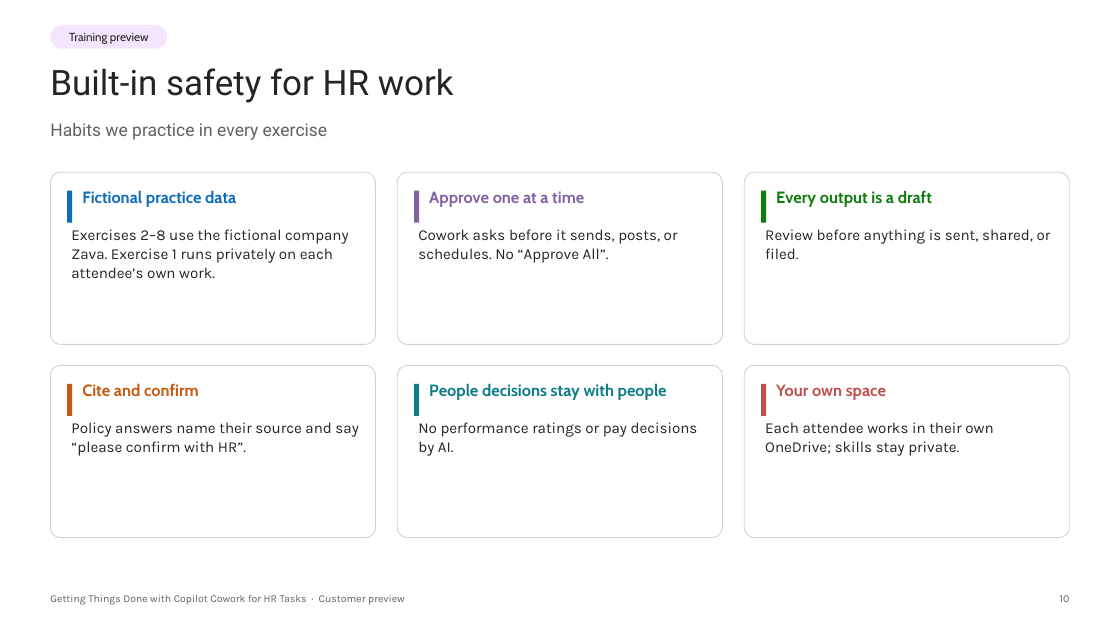
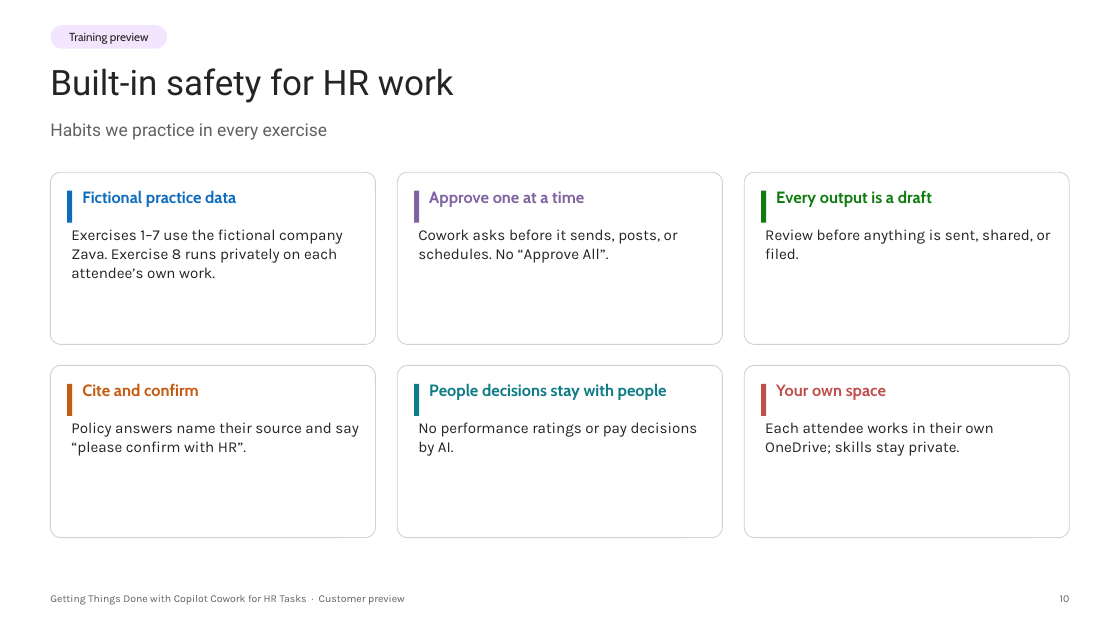
Before and after one commit to ragage/ai_hr_cowork_workshop, a slide deck: slide 10 of instructor/customer-preview-deck.pptx. Drawn at 1120x630 pixels with LibreOffice and Linux fonts; fonts in the diff are those of the drawing; background and template pictures are left out. Boxes give left, top, right and bottom in pixels: in the first picture for what was removed or moved away, otherwise in the second. Text is boxed around its words. In the diff, an @@ line names an element or a change of style, - is before the commit and + after.

```diff
--- a/instructor/customer-preview-deck.pptx
+++ b/instructor/customer-preview-deck.pptx
@@ text at box(71, 229, 343, 278): text changed @@
-Exercises 2–8 use the fictional company Zava. Exercise 1 runs privately on each attendee’s own work.
+Exercises 1–7 use the fictional company Zava. Exercise 8 runs privately on each attendee’s own work.
```
Also in this commit, not shown: 7 other slides changed, 55 other files.
